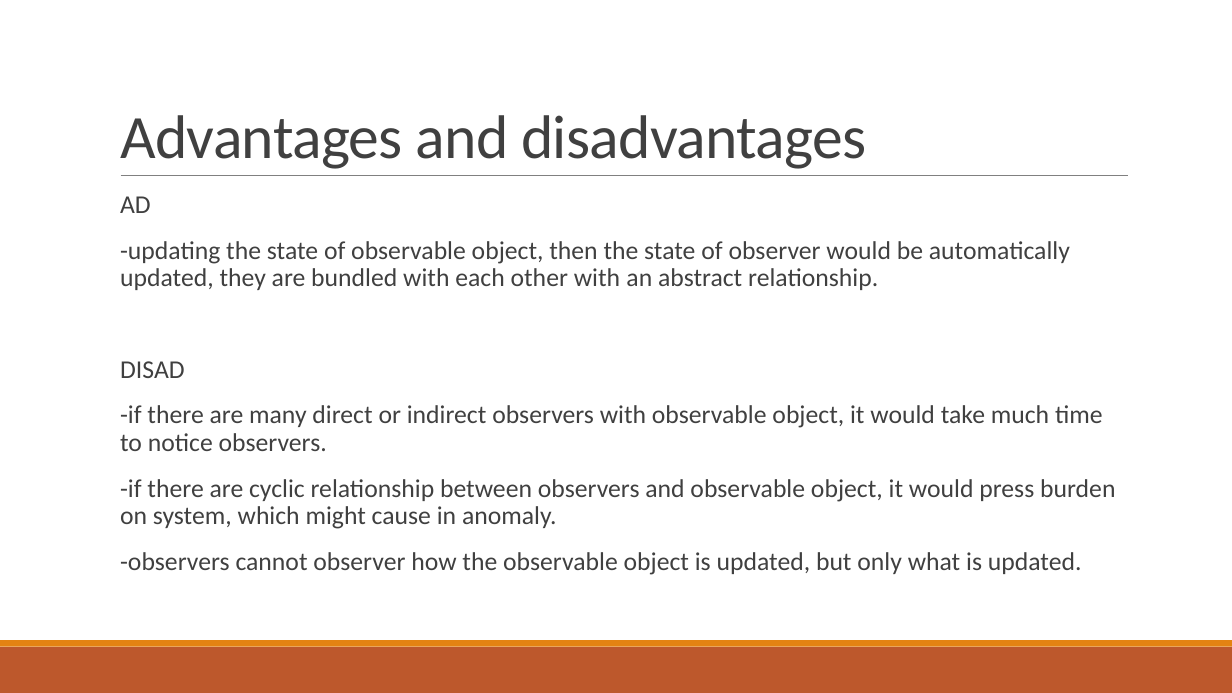
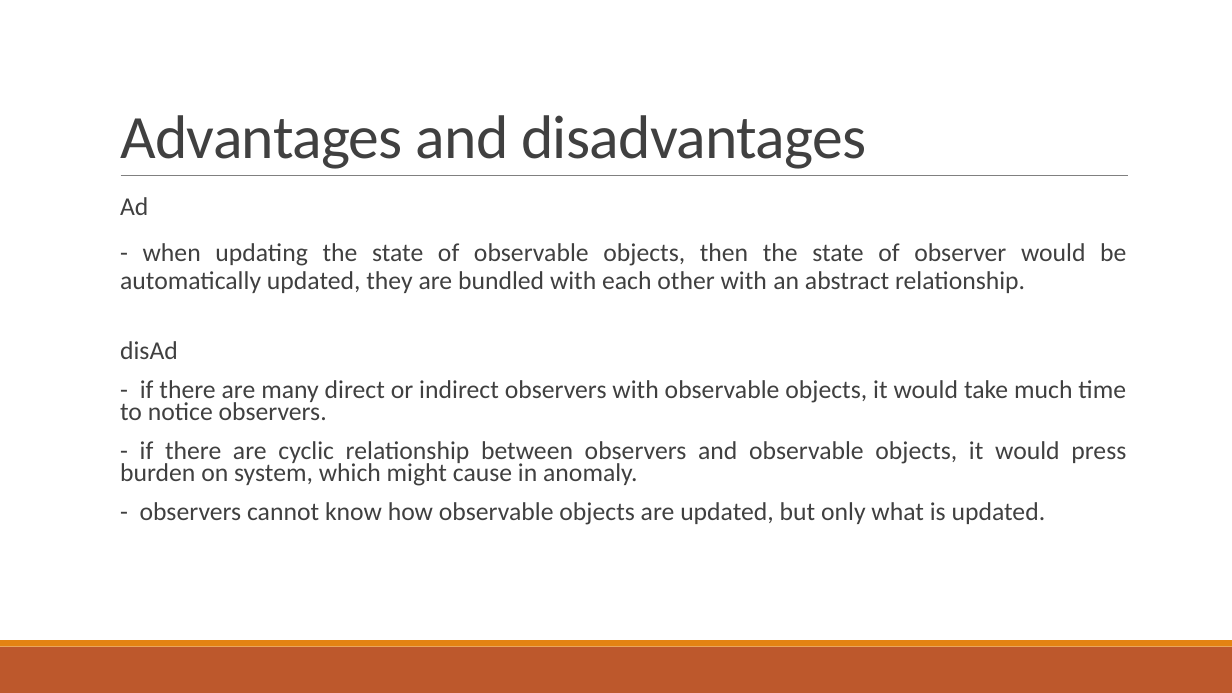
Before and after one commit to yukun093/observerPattern, a slide deck: slide 12 of observerPattern.pptx (slide 6 before the commit). Drawn at 1232x693 pixels with LibreOffice and Linux fonts; fonts in the diff are those of the drawing. Boxes give left, top, right and bottom in pixels: in the first picture for what was removed or moved away, otherwise in the second. Text is boxed around its words. In the diff, an @@ line names an element or a change of style, - is before the commit and + after.

```diff
--- a/observerPattern.pptx
+++ b/observerPattern.pptx
@@ text at box(120, 197, 1126, 293): text changed @@
-  AD
-  -updating the state of observable object, then the state of observer would be automatically updated, they are bundled with each other with an abstract relationship.
-  DISAD
-  -if there are many direct or indirect observers with observable object, it would take much time to notice observers.
-  -if there are cyclic relationship between observers and observable object, it would press burden on system, which might cause in anomaly.
-  -observers cannot observer how the observable object is updated, but only what is updated.
+  Ad
+  - when updating the state of observable objects, then the state of observer would be automatically updated, they are bundled with each other with an abstract relationship.
@@ text added at box(120, 341, 1126, 525), 20 pt, text #404040 @@
+  disAd
+  - if there are many direct or indirect observers with observable objects, it would take much time to notice observers.
+  - if there are cyclic relationship between observers and observable objects, it would press burden on system, which might cause in anomaly.
+  - observers cannot know how observable objects are updated, but only what is updated.
```
Also in this commit, not shown: 8 other slides changed, 9 slides added, 2 slides removed.
